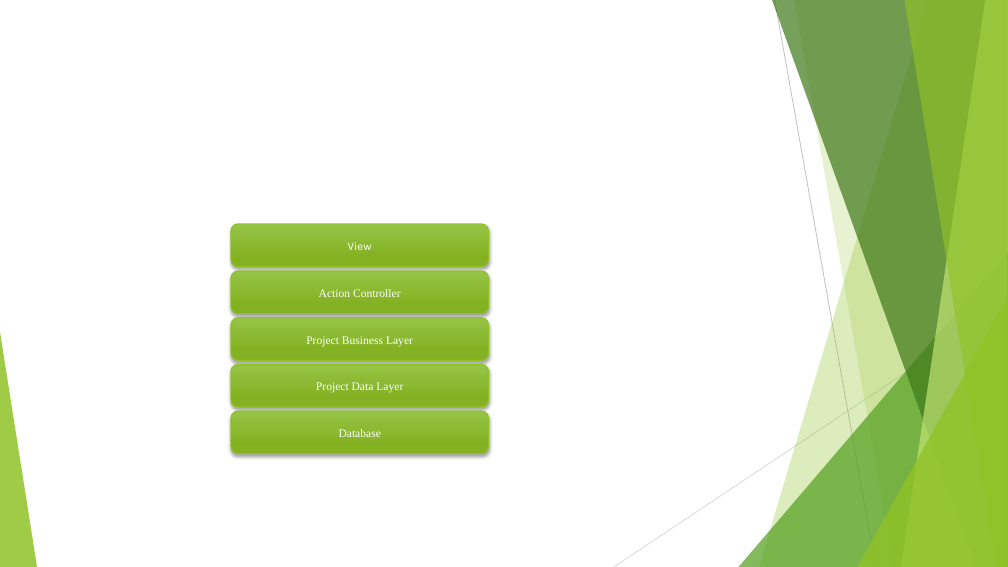
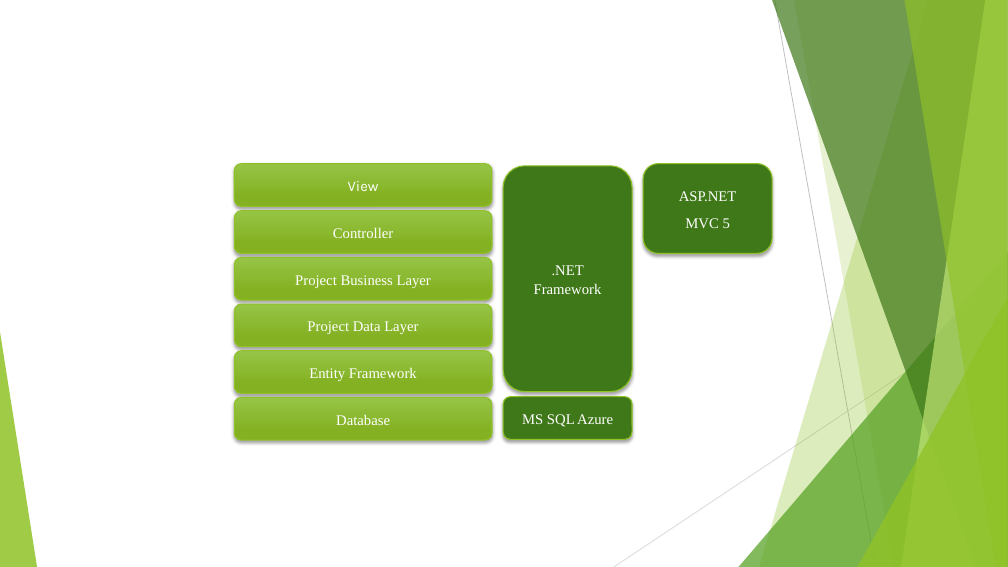
Before and after one commit to Project6/Planit, a slide deck: slide 13 of Final Project Documentation/CSC521.pptx (slide 4 before the commit). Drawn at 1008x567 pixels with LibreOffice and Linux fonts; fonts in the diff are those of the drawing. Boxes give left, top, right and bottom in pixels: in the first picture for what was removed or moved away, otherwise in the second. Text is boxed around its words. In the diff, an @@ line names an element or a change of style, - is before the commit and + after.

Commit message:
made changes to architecture diagram in ppt

```diff
--- a/Final Project Documentation/CSC521.pptx
+++ b/Final Project Documentation/CSC521.pptx
@@ rounded rectangle added at (504,166,632,392), fill #3F7819, outline #90C226 1 pt, 14 pt, text #FFFFFF @@
+.NET Framework
@@ rounded rectangle added at (644,163,772,253), fill #3F7819, outline #90C226 1 pt, 14 pt, text #FFFFFF @@
+ASP.NET
+MVC 5
@@ 4 rounded rectangles: place and size @@
-4 rounded rectangles at (231,224,488,407)
+4 rounded rectangles at (234,163,492,346)
@@ text in rounded rectangle at (333,227,393,238): text changed; size 11 to 14 pt @@
-Action Controller
+Controller
@@ rounded rectangle added at (234,351,492,393), fill gradient #97C547 to #84B223, outline #90C226 1 pt, 14 pt, text #FFFFFF @@
+Entity Framework
@@ size 11 to 14 pt in 4 elements at (234,163,492,206), (234,257,492,299), (234,304,492,346), (234,398,492,440) @@
@@ rounded rectangle "Database": place and size @@
-rounded rectangle "Database" at (231,411,488,454)
+rounded rectangle "Database" at (234,398,492,440)
@@ rounded rectangle added at (504,397,632,439), fill #3F7819, outline #90C226 1 pt, 14 pt, text #FFFFFF @@
+MS SQL Azure
```
